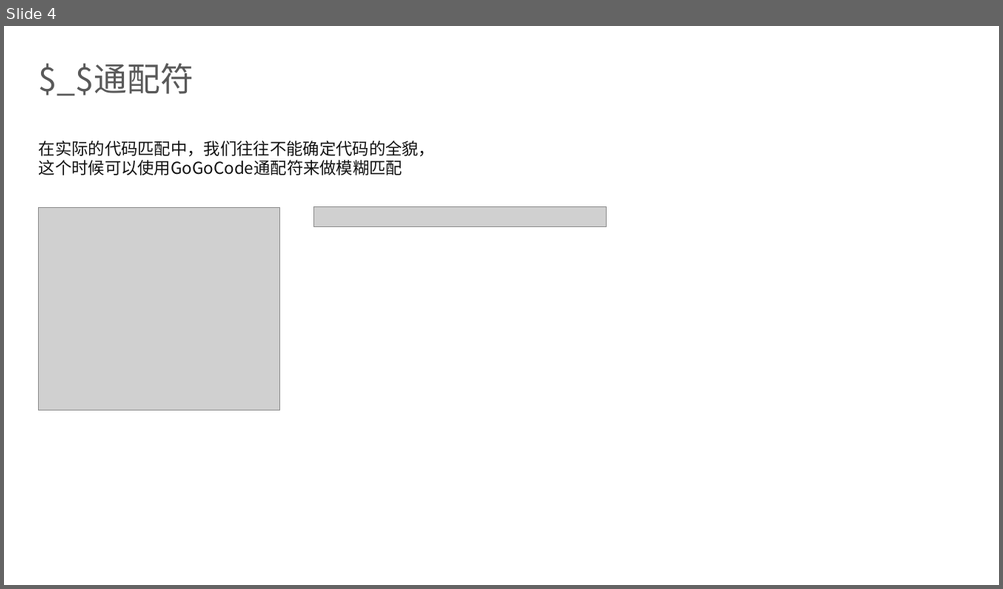
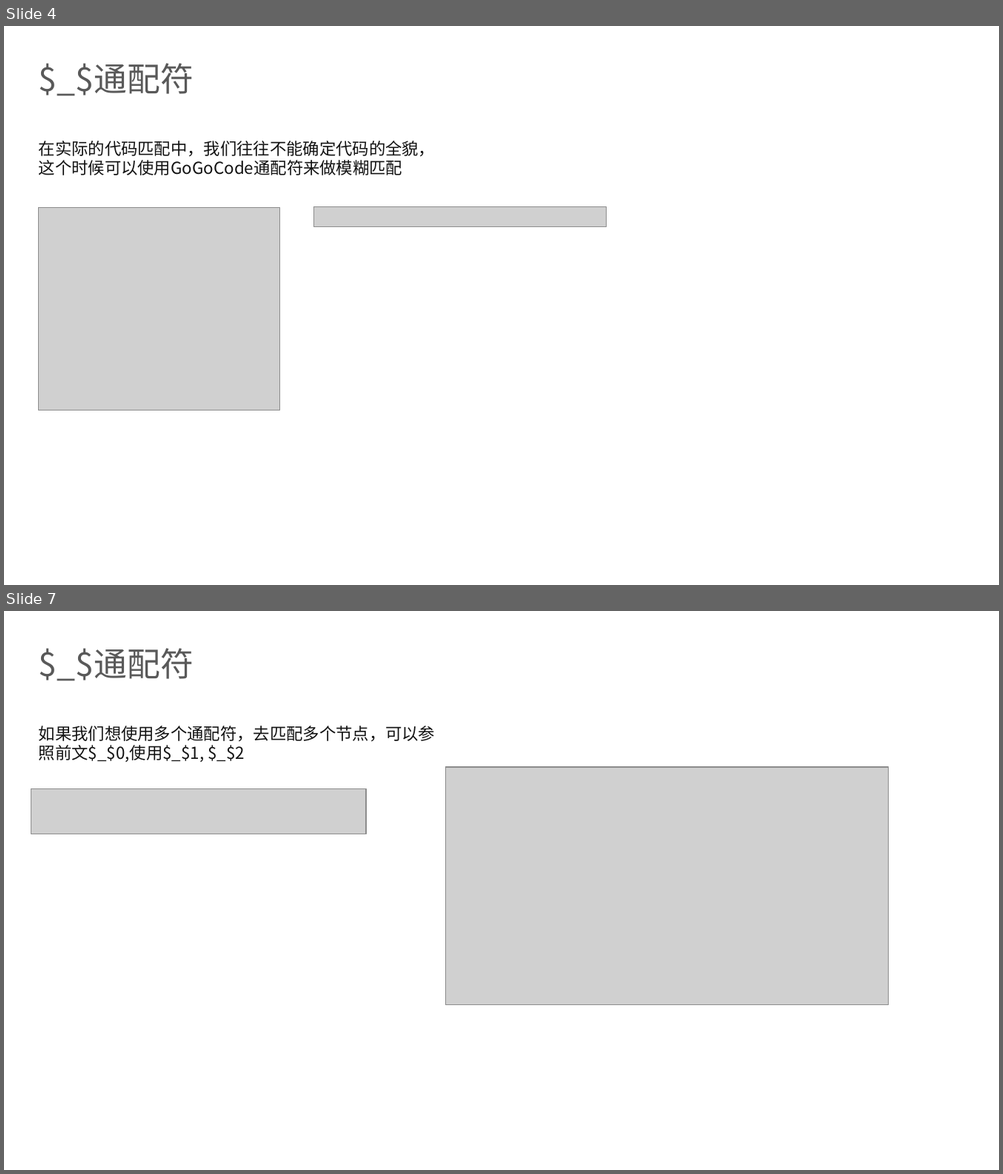
Before and after one commit to dingq030511/gogocode-tutorial, a slide deck: gogocode.pptx. Shown one above the other, each under a label of ours: slide 4 before the commit, slides 4 and 7 after it; the slides between them are not shown. The pictures are 1003x589 and 1003x1174 pixels, drawn with LibreOffice and Linux fonts; fonts in the diff are those of the drawing; grey boxes stand for pictures; background and template pictures are left out. Boxes give left, top, right and bottom in pixels: in the first picture for what was removed or moved away, otherwise in the second. Text is boxed around its words. In the diff, an @@ line names an element or a change of style, - is before the commit and + after.

```diff
--- a/gogocode.pptx
+++ b/gogocode.pptx
@@ slide 7 added at [4,611,999,1170], background picture (left out) @@
@@ title added at [39,648,193,681], 32 pt, text #595959 @@
+$_$通配符
@@ text added at [39,726,435,762], 16 pt, text #121212 @@
+如果我们想使用多个通配符，去匹配多个节点，可以参照前文$_$0,使用$_$1, $_$2
@@ picture added at [446,767,888,1005] @@
@@ picture added at [31,789,367,834] @@
```
Also in this commit, not shown: 6 other slides added, 17 slides removed.
